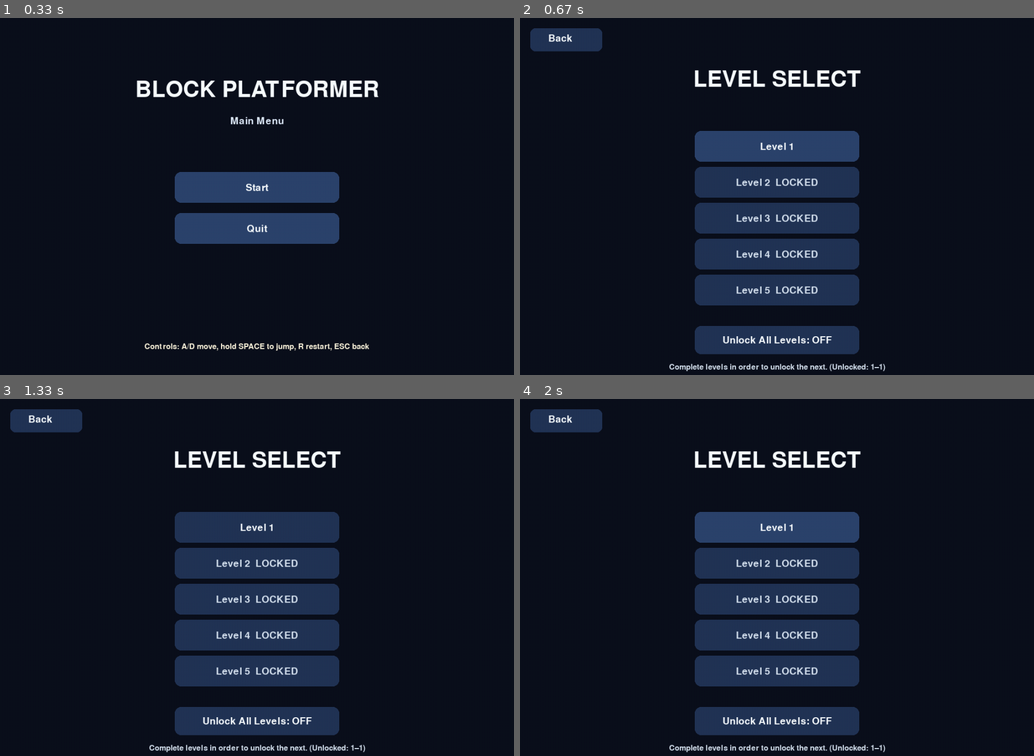
Above: before the commit, frames 1-4 (two rows, left to right).
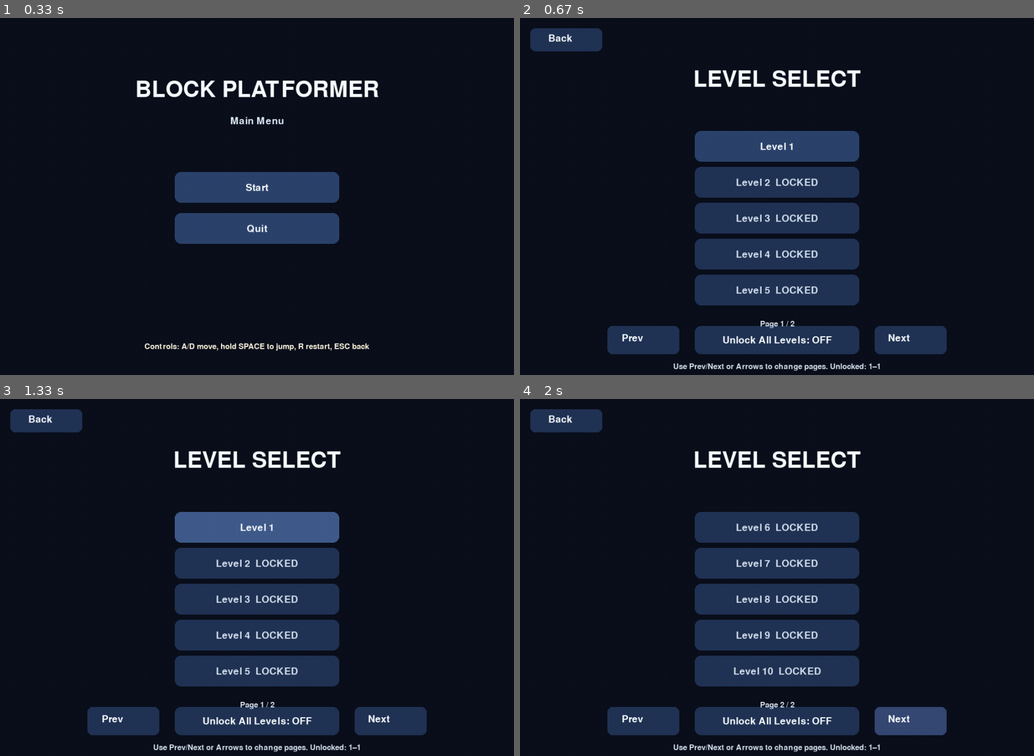
Above: after the commit, the same moments.

Repository: Thomas25504/Python_Platformer
Game: pygame game, started from Pygame Platformer/main.py
Same seed, same stepped clock (60 frames per second), same inputs: the game is played once before the commit and once after it.
Inputs (mouse positions are in pixels of both pictures, inside the frame that each line leads up to):
- Up to frame 1 (0.33 s): no input
- Up to frame 2 (0.67 s): click (777, 196) at 0.38 s
- Up to frame 3 (1.33 s): click "Level 1" at 0.72 s; tap Esc at 1 s
- Up to frame 4 (2 s): hold Right 1.33-1.8 s; tap Space at 1.4, 1.7 s; click (910, 720) at 1.88 s, where only the run after the commit has a clickable "Next"

Frame 1 is identical in both runs. In frame 2, 2.8% of the frame differs, in the area x 17-83%, y 84-100%; in frame 3, 5.5%, in the area x 17-83%, y 31-100%; in frame 4, 3.3%.

Commit message:
Add files via upload

Diff:
--- a/Pygame Platformer/config.py
+++ b/Pygame Platformer/config.py
@@ -31,6 +31,11 @@
     3: "level3.txt",
     4: "level4.txt",
     5: "level5.txt",
+    6: "level6.txt",
+    7: "level7.txt",
+    8: "level8.txt",
+    9: "level9.txt",
+    10: "level10.txt",
 }
 
 # Game States
--- /dev/null
+++ b/Pygame Platformer/level10.txt
@@ -0,0 +1,22 @@
+############################
+#..........................#
+#..........................#
+#.....................E....#
+#........####...##.........#
+#..........................#
+#.####.....................#
+#..........................#
+#........#####.............#
+#..........................#
+#.................###......#
+#..........................#
+#........................###
+#..........................#
+#..................###.....#
+#..........................#
+#............###...........#
+#..........K...............#
+#.....###..................#
+#..P........###............#
+#..........................#
+############################
--- a/Pygame Platformer/level4.txt
+++ b/Pygame Platformer/level4.txt
@@ -1,4 +1,5 @@
 ############################
+#..........................#
 #........................E.#
 #..................###.....#
 #.............###..........#
--- /dev/null
+++ b/Pygame Platformer/level6.txt
@@ -0,0 +1,10 @@
+############################
+#..........................#
+#.....................E....#
+#..........................#
+#..K.......................#
+#..............###.........#
+#....###...................#
+#..P........###............#
+#..........................#
+############################
--- /dev/null
+++ b/Pygame Platformer/level7.txt
@@ -0,0 +1,8 @@
+############################
+#.....................E.....#
+#..............###..........#
+#.....K.....................#
+#.....###.........###.......#
+#..P........................#
+#............#...........#..#
+############################
--- /dev/null
+++ b/Pygame Platformer/level8.txt
@@ -0,0 +1,9 @@
+############################
+#...........................#
+#..........................E#
+#.K.......................###
+#.......................#...#
+#.....###.........###.......#
+#..P........................#
+#............#........#.....#
+############################
--- /dev/null
+++ b/Pygame Platformer/level9.txt
@@ -0,0 +1,11 @@
+############################
+#..........................#
+#..........................#
+#.........................E#
+#.................##########
+#.........###..............#
+#..................K.......#
+#...............####.......#
+#..P.......................#
+#.......................####
+############################
--- a/Pygame Platformer/main.py
+++ b/Pygame Platformer/main.py
@@ -66,25 +66,27 @@
     # NEW: unlock-all toggle
     unlock_all = False
 
-    # buttons
+    # Buttons (menu)
     btn_w, btn_h = 320, 60
     start_btn = pygame.Rect((SCREEN_W - btn_w)//2, 300, btn_w, btn_h)
     quit_btn = pygame.Rect((SCREEN_W - btn_w)//2, 380, btn_w, btn_h)
 
-    level_btns: dict[int, pygame.Rect] = {}
+    # Level select layout + pagination
+    levels_per_page = 5
+    current_page = 0
     base_y = 220
     gap = 70
-    for i in range(1, 6):
-        level_btns[i] = pygame.Rect((SCREEN_W - btn_w)//2, base_y + (i-1)*gap, btn_w, btn_h)
-
     back_btn = pygame.Rect(20, 20, 140, 45)
 
-    # unlock-all option button
+    def level_rect_for_index(idx_on_page: int) -> pygame.Rect:
+        y = base_y + idx_on_page * gap
+        return pygame.Rect((SCREEN_W - btn_w)//2, y, btn_w, btn_h)
+
+    # unlock-all option button + page nav
     unlock_btn = pygame.Rect((SCREEN_W - btn_w)//2, 600, btn_w, 55)
-
-    # hover colors
-    PANEL_HOVER = COLOR_PANEL_DARK
-    PANEL_DARK_HOVER = COLOR_PANEL
+    nav_w, nav_h = 140, 55
+    prev_btn = pygame.Rect(unlock_btn.x - nav_w - 30, 600, nav_w, nav_h)
+    next_btn = pygame.Rect(unlock_btn.right + 30, 600, nav_w, nav_h)
 
     def start_level(n: int):
         nonlocal current_level_num, level, player, camera, has_key, state
@@ -102,6 +104,8 @@
 
         max_level = len(LEVEL_FILES)
         unlocked_upto = compute_unlocked_upto(completed_levels, unlock_all, max_level)
+        page_count = max(1, (max_level + levels_per_page - 1) // levels_per_page)
+        current_page = min(current_page, page_count - 1)
 
         for event in pygame.event.get():
             if event.type == pygame.QUIT:
@@ -125,9 +129,17 @@
                     if event.key == pygame.K_RETURN:
                         state = STATE_LEVEL_SELECT
 
+                # Page navigation in Level Select
+                if state == STATE_LEVEL_SELECT:
+                    if event.key == pygame.K_RIGHT:
+                        current_page = min(current_page + 1, page_count - 1)
+                    elif event.key == pygame.K_LEFT:
+                        current_page = max(current_page - 1, 0)
+
             if event.type == pygame.MOUSEBUTTONDOWN and event.button == 1:
                 mx, my = event.pos
 
+                # Menu clicks
                 if state == STATE_MENU:
                     if start_btn.collidepoint(mx, my):
                         state = STATE_LEVEL_SELECT
@@ -143,9 +155,17 @@
                     elif unlock_btn.collidepoint(mx, my):
                         unlock_all = not unlock_all
 
+                    # page navigation buttons
+                    elif prev_btn.collidepoint(mx, my):
+                        current_page = max(current_page - 1, 0)
+                    elif next_btn.collidepoint(mx, my):
+                        current_page = min(current_page + 1, page_count - 1)
+
                     else:
-                        for n, rect in level_btns.items():
-                            # only allow click if unlocked
+                        start_n = current_page * levels_per_page + 1
+                        end_n = min(start_n + levels_per_page, max_level + 1)
+                        for idx, n in enumerate(range(start_n, end_n)):
+                            rect = level_rect_for_index(idx)
                             if rect.collidepoint(mx, my) and n <= unlocked_upto:
                                 start_level(n)
 
@@ -161,8 +181,8 @@
             draw_centered_text(screen, font_big, "BLOCK PLATFORMER", 140)
             draw_centered_text(screen, font, "Main Menu", 200, COLOR_HEADER)
 
-            draw_button_rect(screen, start_btn, COLOR_PANEL, PANEL_HOVER, mouse_pos, border_radius=12)
-            draw_button_rect(screen, quit_btn, COLOR_PANEL, PANEL_HOVER, mouse_pos, border_radius=12)
+            draw_button_rect(screen, start_btn, COLOR_PANEL, COLOR_PANEL_HOVER, mouse_pos, border_radius=12)
+            draw_button_rect(screen, quit_btn, COLOR_PANEL, COLOR_PANEL_HOVER, mouse_pos, border_radius=12)
             draw_centered_text(screen, font, "Start", start_btn.centery)
             draw_centered_text(screen, font, "Quit", quit_btn.centery)
 
@@ -175,45 +195,51 @@
         elif state == STATE_LEVEL_SELECT:
             draw_centered_text(screen, font_big, "LEVEL SELECT", 120)
 
-            draw_button_rect(screen, back_btn, COLOR_PANEL_DARK, PANEL_DARK_HOVER, mouse_pos, border_radius=10)
+            draw_button_rect(screen, back_btn, COLOR_PANEL_DARK, COLOR_PANEL_DARK_HOVER, mouse_pos, border_radius=10)
             screen.blit(font.render("Back", True, COLOR_TEXT), (back_btn.x + 35, back_btn.y + 10))
 
-            # Level buttons (locked unless previous complete)
-            for n, rect in level_btns.items():
+            # Determine page slice
+            start_n = current_page * levels_per_page + 1
+            end_n = min(start_n + levels_per_page, max_level + 1)
+
+            # Level buttons (page-based; show locked state if needed)
+            for idx, n in enumerate(range(start_n, end_n)):
+                rect = level_rect_for_index(idx)
                 is_unlocked = n <= unlocked_upto
                 is_done = n in completed_levels
 
                 if is_unlocked:
-                    draw_button_rect(screen, rect, COLOR_PANEL, PANEL_HOVER, mouse_pos, border_radius=12)
+                    draw_button_rect(screen, rect, COLOR_PANEL, COLOR_PANEL_HOVER, mouse_pos, border_radius=12)
                     label = f"Level {n}"
                     draw_centered_text(screen, font, label, rect.centery, COLOR_TEXT)
 
-                    # Draw checkmark on right side if completed
                     if is_done:
                         tick_center = (rect.right - 35, rect.centery)
-                        draw_checkmark(
-                            screen,
-                            tick_center,
-                            size=22,
-                            color=COLOR_EXIT_UNLOCKED if "COLOR_EXIT_UNLOCKED" in globals() else COLOR_TEXT,
-                            thickness=4
-                        )
+                        draw_checkmark(screen, tick_center, size=22, color=COLOR_EXIT_UNLOCKED, thickness=4)
                 else:
                     pygame.draw.rect(screen, COLOR_PANEL_DARK, rect, border_radius=12)
                     label = f"Level {n}  LOCKED"
                     draw_centered_text(screen, font, label, rect.centery, COLOR_TEXT_MUTED)
 
-                    # OPTIONAL: show a muted checkmark even if locked (if it was somehow completed)
                     if is_done:
                         tick_center = (rect.right - 35, rect.centery)
                         draw_checkmark(screen, tick_center, size=22, color=COLOR_TEXT_MUTED, thickness=4)
 
             # Unlock-all toggle button
             unlock_label = f"Unlock All Levels: {'ON' if unlock_all else 'OFF'}"
-            draw_button_rect(screen, unlock_btn, COLOR_PANEL_DARK, PANEL_DARK_HOVER, mouse_pos, border_radius=12)
+            draw_button_rect(screen, unlock_btn, COLOR_PANEL_DARK, COLOR_PANEL_DARK_HOVER, mouse_pos, border_radius=12)
             draw_centered_text(screen, font, unlock_label, unlock_btn.centery, COLOR_TEXT)
 
-            hint = f"Complete levels in order to unlock the next. (Unlocked: 1–{unlocked_upto})"
+            # Page controls
+            draw_button_rect(screen, prev_btn, COLOR_PANEL_DARK, COLOR_PANEL_DARK_HOVER, mouse_pos, border_radius=10)
+            draw_button_rect(screen, next_btn, COLOR_PANEL_DARK, COLOR_PANEL_DARK_HOVER, mouse_pos, border_radius=10)
+            screen.blit(font.render("Prev", True, COLOR_TEXT), (prev_btn.x + 28, prev_btn.y + 14))
+            screen.blit(font.render("Next", True, COLOR_TEXT), (next_btn.x + 26, next_btn.y + 14))
+
+            page_label = f"Page {current_page + 1} / {page_count}"
+            draw_centered_text(screen, font_small, page_label, prev_btn.centery - 30, COLOR_TEXT_MUTED)
+
+            hint = f"Use Prev/Next or Arrows to change pages. Unlocked: 1–{unlocked_upto}"
             draw_centered_text(screen, font_small, hint, 680, COLOR_TEXT_MUTED)
 
         elif state == STATE_PLAYING:
@@ -262,7 +288,7 @@
             draw_centered_text(screen, font, "You escaped with the key.", 290, COLOR_TEXT_MUTED)
             draw_centered_text(screen, font_small, "Press ENTER to return to Level Select (or ESC).", 350, COLOR_TEXT_MUTED)
 
-            draw_button_rect(screen, back_btn, COLOR_PANEL_DARK, PANEL_DARK_HOVER, mouse_pos, border_radius=10)
+            draw_button_rect(screen, back_btn, COLOR_PANEL_DARK, COLOR_PANEL_DARK_HOVER, mouse_pos, border_radius=10)
             screen.blit(font.render("Levels", True, COLOR_TEXT), (back_btn.x + 32, back_btn.y + 10))
 
         pygame.display.flip()
